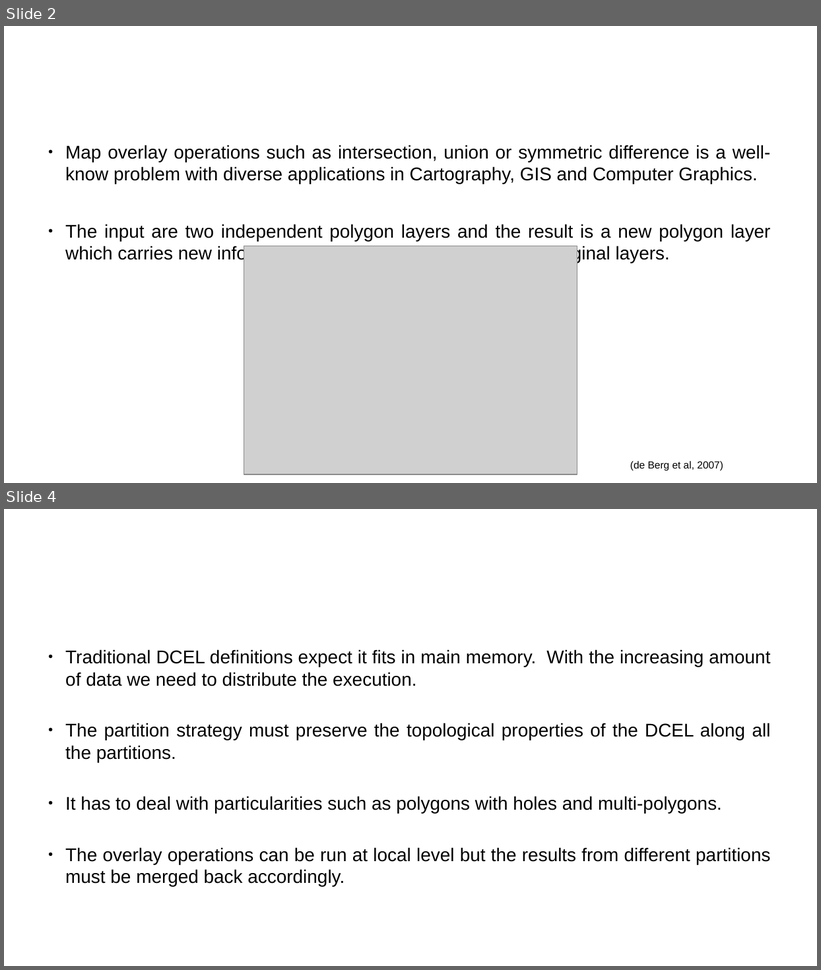
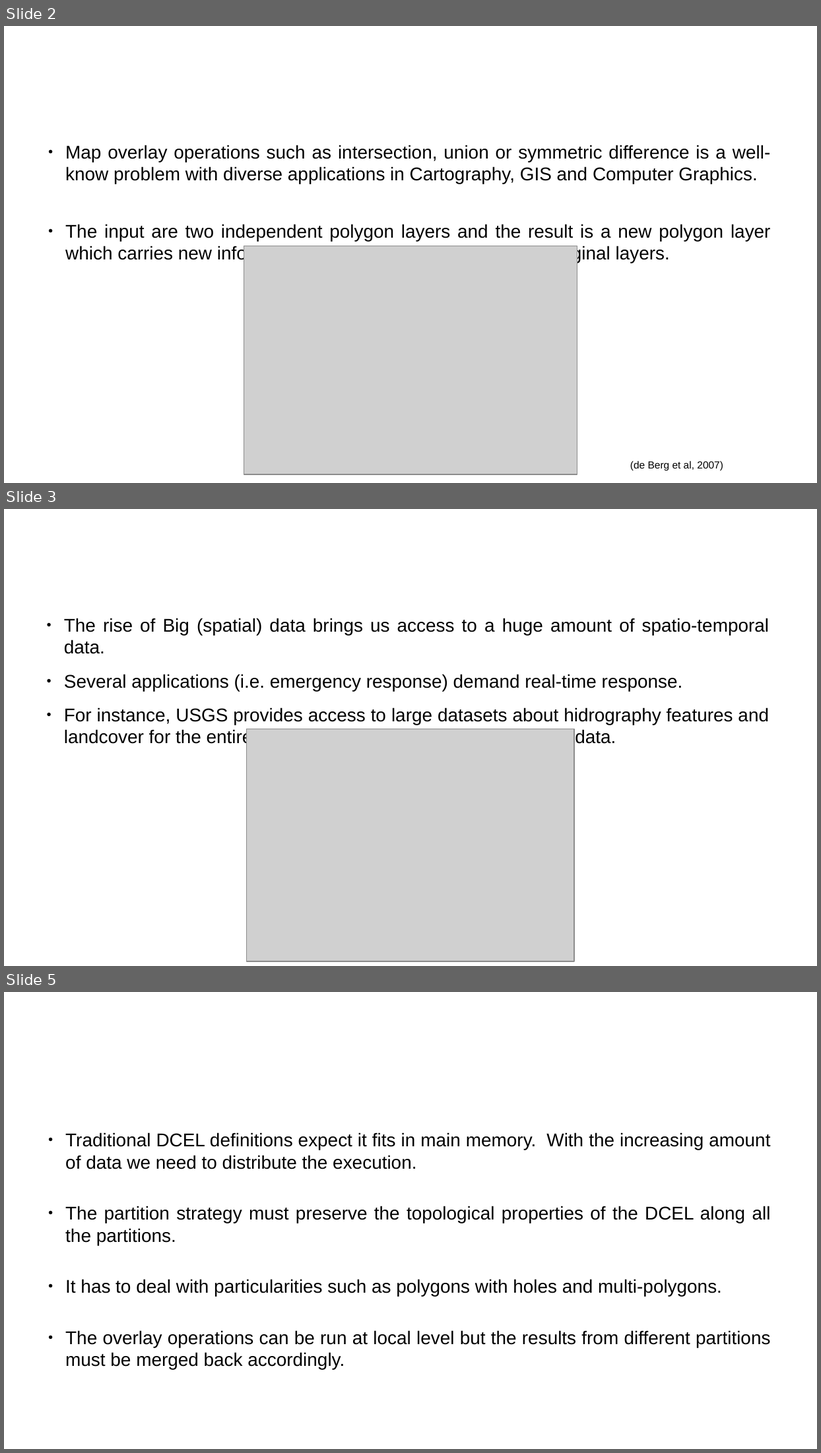
Before and after one commit to aocalderon/RIDIR, a slide deck: Docs/Slides/ProfMagdy_10142019/ProfMagdy_10142019.odp. Shown one above the other, each under a label of ours: slides 2 and 4 before the commit, slides 2, 3 and 5 after it; the slides between them are not shown. The pictures are 821x970 and 821x1453 pixels, drawn with LibreOffice and Linux fonts; fonts in the diff are those of the drawing; grey boxes stand for pictures; background and template pictures are left out. Boxes give left, top, right and bottom in pixels: in the first picture for what was removed or moved away, otherwise in the second. Text is boxed around its words. In the diff, an @@ line names an element or a change of style, - is before the commit and + after.

```diff
--- a/Docs/Slides/ProfMagdy_10142019/ProfMagdy_10142019.odp
+++ b/Docs/Slides/ProfMagdy_10142019/ProfMagdy_10142019.odp
@@ slide 3 added at (x1=4, y1=509, x2=817, y2=966), background #FFFFFF @@
@@ title added at (x1=44, y1=527, x2=611, y2=602), 35.7 pt, text #FFFFFF @@
+Motivation
@@ text added at (x1=64, y1=618, x2=769, y2=744), 18 pt, text #000000 @@
+● The rise of Big (spatial) data brings us access to a huge amount of spatio-temporal data.
+● Several applications (i.e. emergency response) demand real-time response.
+● For instance, USGS provides access to large datasets about hidrography features and landcover for the entire US which ranges several Gigabytes of data.
@@ picture added at (x1=247, y1=729, x2=574, y2=962) @@
@@ what was slide 4 is now slide 5 @@
```
Also in this commit, not shown: 3 other slides added, 2 slides removed, 18 other files.
